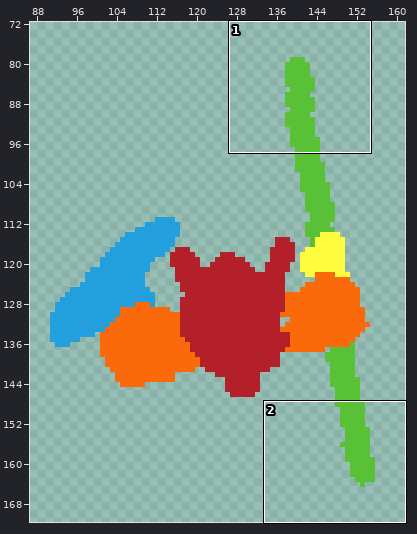
One commit to this pixel-art file: assets/spritesheets/gladiator_draft.ase. Above, an overview of the earlier version with the close-up marked.
Close-up. First the earlier version:
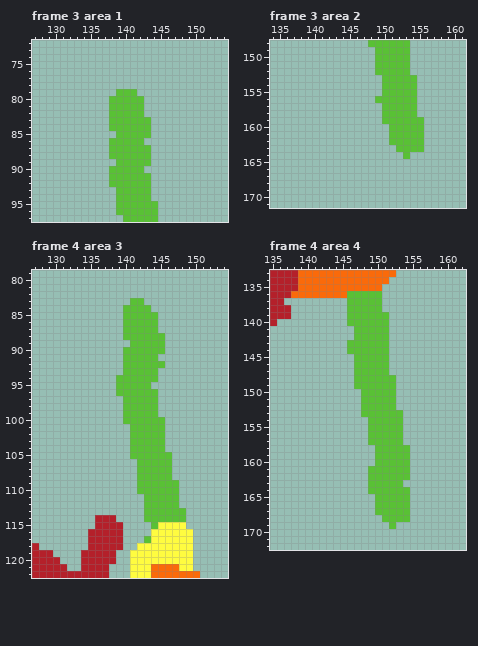
256x256 pixels, 15 frames. Shown: frame 3 area 1: x 127..154, y 72..97; frame 3 area 2: x 134..161, y 148..171; frame 4 area 3: x 127..154, y 79..122; frame 4 area 4: x 135..162, y 133..172. The wide view leaves out empty margins. The commit also changed other frames or places, which this record leaves out.
Once edited:
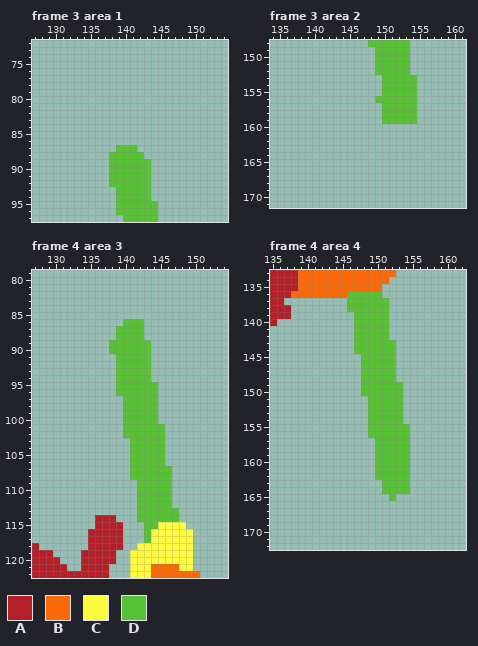
Palette (. is transparent): A #b4202a  B #fa6a0a  C #fffc40  D #59c135
The exact change:
Frame 3 area 1, layer "sh_spear":
The edit adds colour D in row 89 at x 138; in row 90 at x 143.
Colour D is removed in row 79 at x 139 to 141; in rows 80 to 82 at x 138 to 142; in rows 83 to 84 at x 138 to 143; in row 85 at x 139 to 143; in row 86 at x 138 to 142; in row 87 at x 138 and 142 to 143.
Colour D is removed in row 88 at x 143.
Frame 3 area 2, layer "sh_spear":
Colour D is removed in row 159 at x 155; in rows 160 to 162 at x 151 to 155; in row 163 at x 152 to 155; in row 164 at x 153.
Frame 4 area 3, layer "sh_spear":
The edit adds colour D in rows 87 to 88 at x 139; in row 89 at x 138 to 140; in row 90 at x 138 to 139; in rows 91 to 93 at x 139; in row 95 at x 144; in rows 101 to 102 at x 140.
The edit adds colour D in rows 106 to 108 at x 141; in rows 111 to 114 at x 142; in rows 115 to 116 at x 143.
Colour D is removed in row 83 at x 141 to 142; in row 84 at x 140 to 143; in row 85 at x 140 to 144; in rows 86 to 87 at x 143 to 144; in row 88 at x 143 to 145; in rows 89 to 90 at x 144 to 145.
Colour D is removed in row 91 at x 144; in row 92 at x 144 to 145; in rows 93 to 94 at x 144; in row 100 at x 145; in rows 105 to 106 at x 146; in rows 109 to 112 at x 147.
Colour D is removed in rows 113 to 114 at x 148.
Frame 4 area 4, layer "sh_spear":
The edit adds colour D in rows 137 to 138 at x 151; in rows 143 to 147 at x 152; in rows 149 to 152 at x 153; in rows 155 to 157 at x 154; in row 163 at x 154.
Colour D is removed in rows 139 to 140 at x 146; in rows 143 to 144 at x 146; in rows 145 to 149 at x 147; in rows 151 to 153 at x 148; in row 157 at x 149; in rows 161 to 162 at x 149.
Colour D is removed in rows 163 to 164 at x 149 to 150; in row 165 at x 150 to 151 and 153 to 154; in rows 166 to 167 at x 150 to 154; in row 168 at x 151 to 154; in row 169 at x 152.
Boxes around the changes in both close-ups, in picture pixels (x1, y1, x2, y2):
changed: (109, 89, 151, 173)
erased: (389, 117, 424, 159)
changed: (109, 298, 165, 389)
changed: (130, 417, 186, 536)
added: (123, 424, 130, 438)
added: (382, 298, 389, 312)
changed: (347, 312, 410, 529)
